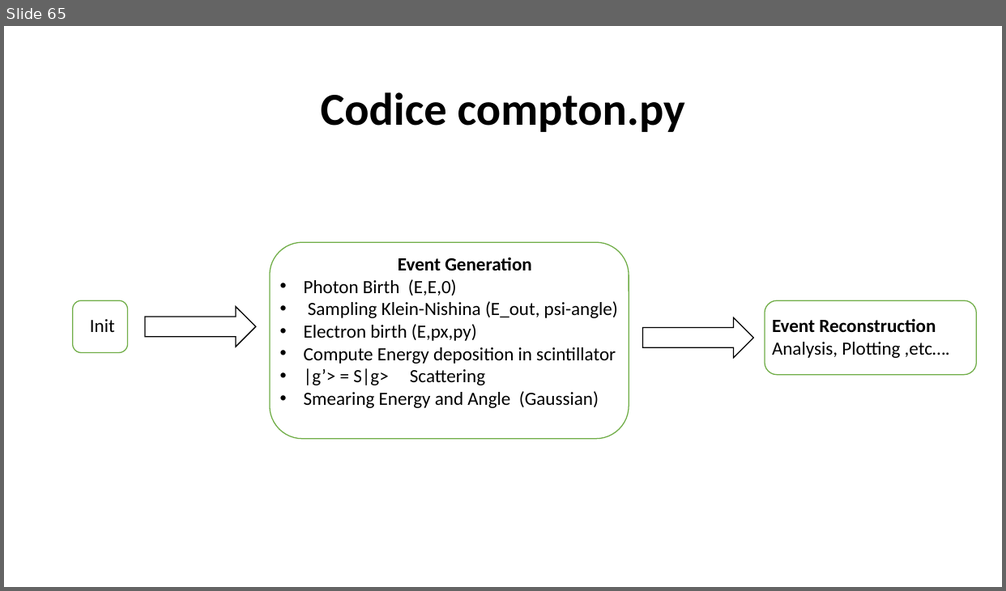
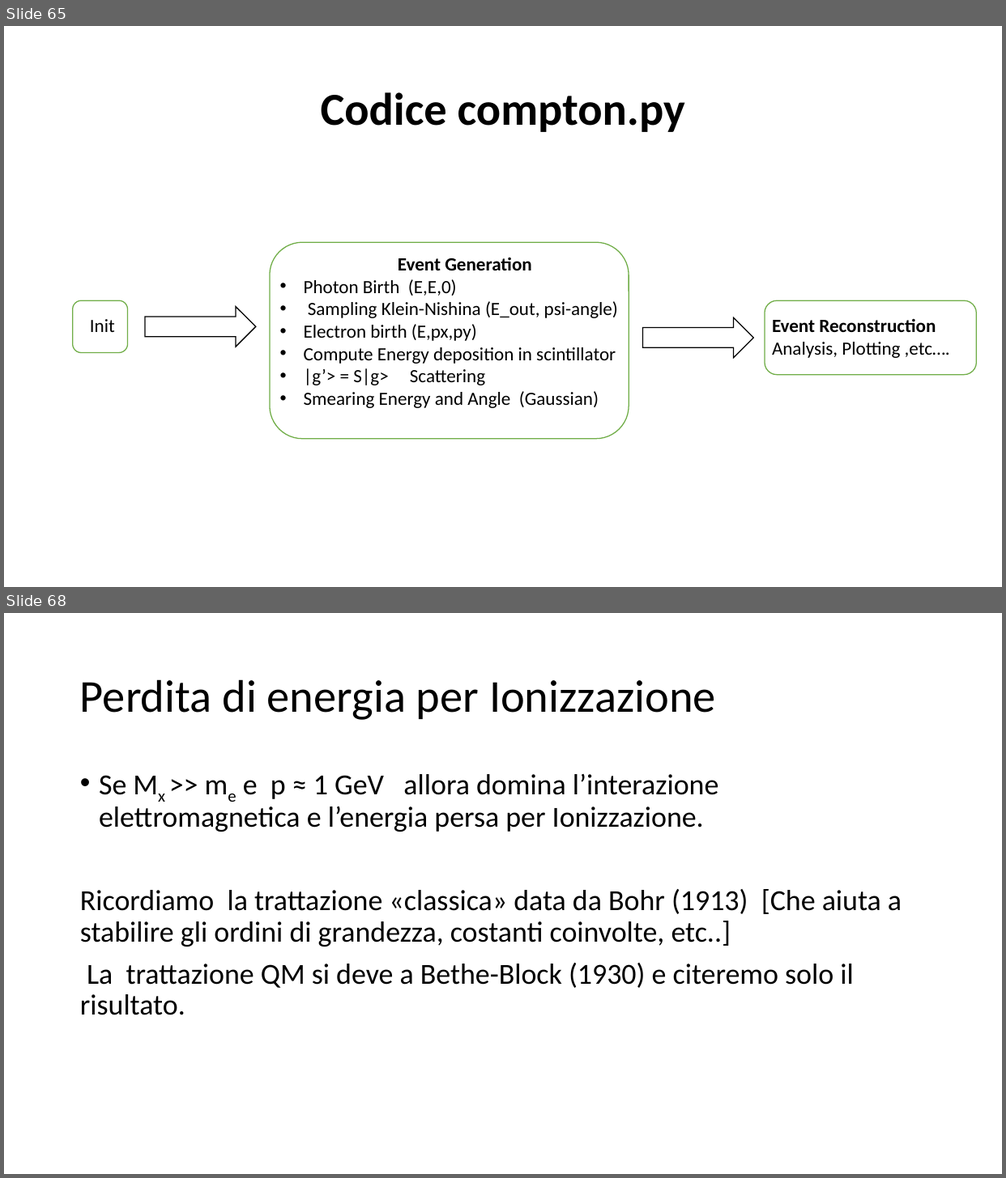
Before and after one commit to marcomonte94/Montecarlo, a slide deck: Slide Corso Metodi Montecarlo.pptx. Shown one above the other, each under a label of ours: slide 65 before the commit, slides 65 and 68 after it; the slides between them are not shown. The pictures are 1006x591 and 1006x1178 pixels, drawn with LibreOffice and Linux fonts; fonts in the diff are those of the drawing. Boxes give left, top, right and bottom in pixels: in the first picture for what was removed or moved away, otherwise in the second. Text is boxed around its words. In the diff, an @@ line names an element or a change of style, - is before the commit and + after.

Commit message:
Bethe-Bloch

```diff
--- a/Slide Corso Metodi Montecarlo.pptx
+++ b/Slide Corso Metodi Montecarlo.pptx
@@ slide 68 added at (4,613,1002,1174), background #FFFFFF @@
@@ title added at (80,679,716,720), 44 pt, text #000000 @@
+Perdita di energia per Ionizzazione
@@ text added at (80,774,901,1016), 28 pt, text #000000 @@
+• Se Mx >> me e p ≈ 1 GeV allora domina l’interazione elettromagnetica e l’energia persa per Ionizzazione.
+Ricordiamo la trattazione «classica» data da Bohr (1913) [Che aiuta a stabilire gli ordini di grandezza, costanti coinvolte, etc..]
+La trattazione QM si deve a Bethe-Block (1930) e citeremo solo il risultato.
```
Also in this commit, not shown: 9 other slides added, 2 other files.
